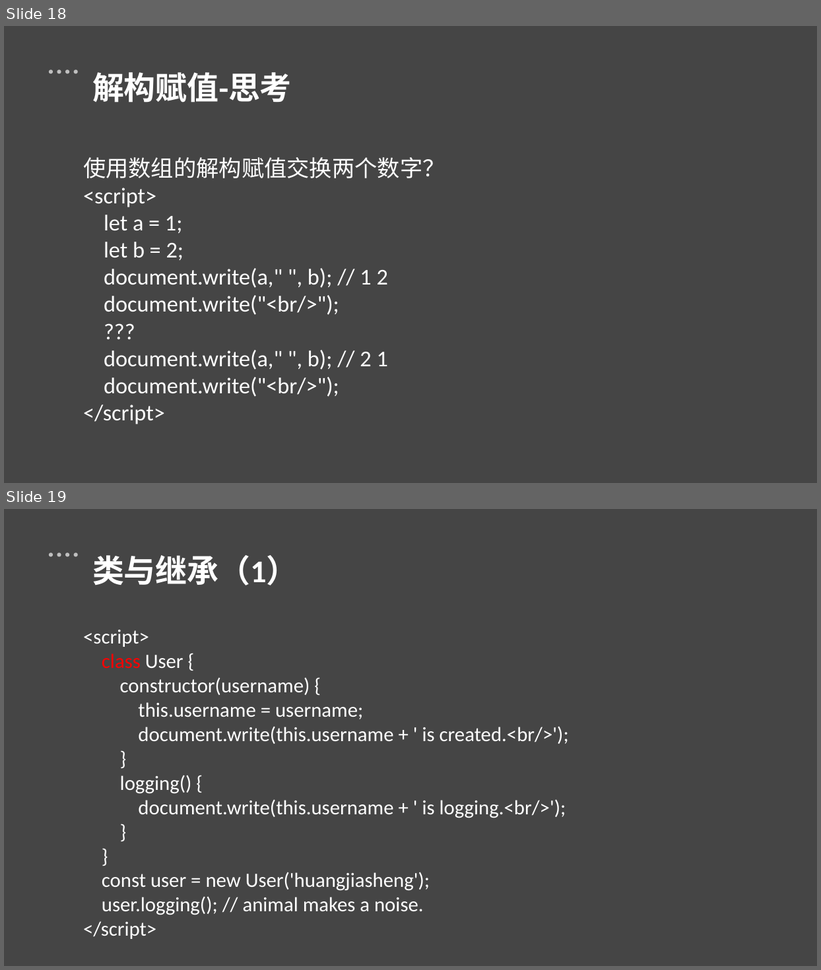
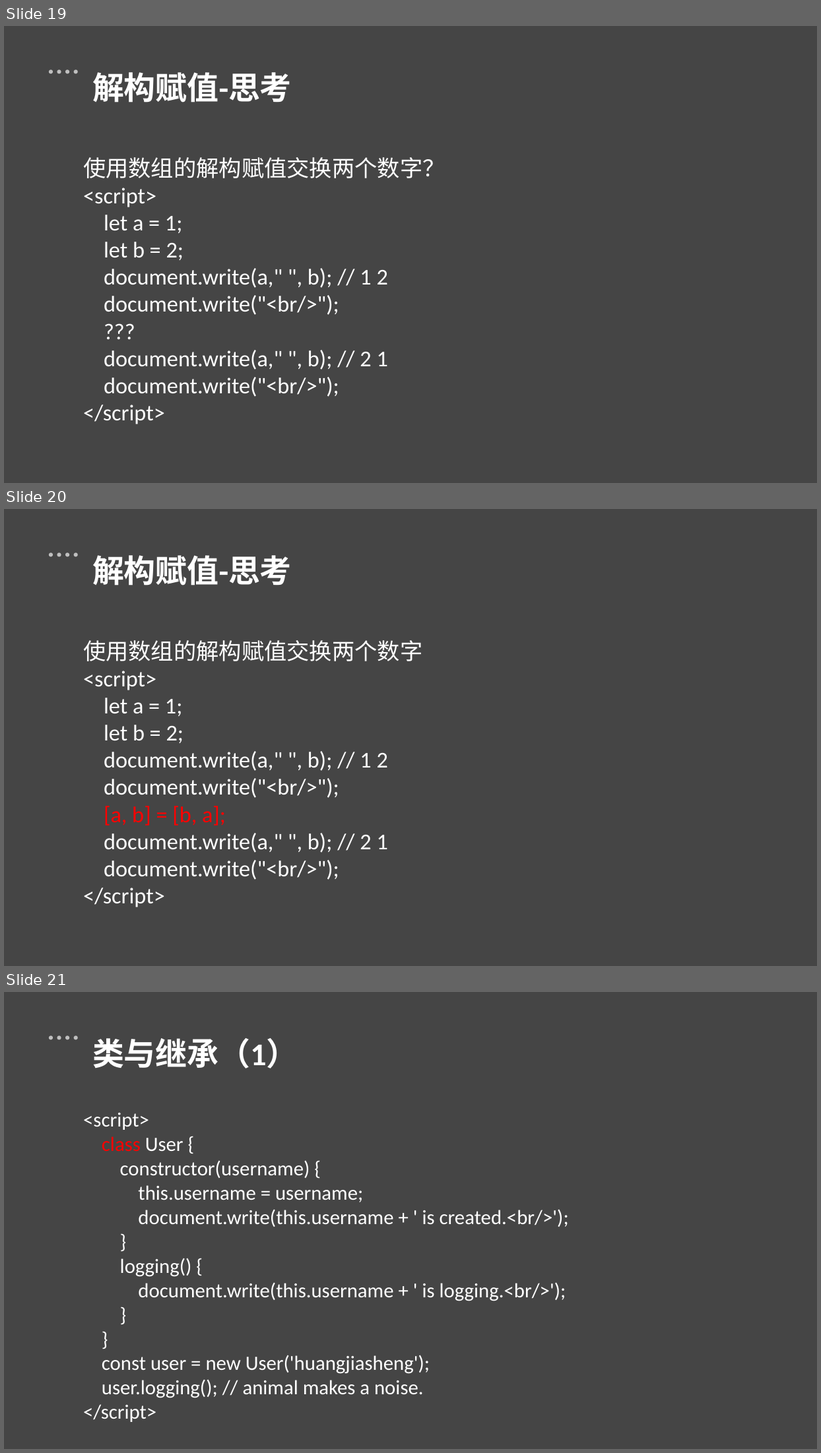
Before and after one commit to gerryhjs/htmljs, a slide deck: html&js课件/html&js.pptx. Shown one above the other, each under a label of ours: slides 18 and 19 before the commit, slides 19, 20 and 21 after it. The pictures are 821x970 and 821x1453 pixels, drawn with LibreOffice and Linux fonts; fonts in the diff are those of the drawing. Boxes give left, top, right and bottom in pixels: in the first picture for what was removed or moved away, otherwise in the second. Text is boxed around its words. In the diff, an @@ line names an element or a change of style, - is before the commit and + after.

```diff
--- a/html&js课件/html&js.pptx
+++ b/html&js课件/html&js.pptx
@@ slide 20 added at bbox=[4, 509, 817, 966], background #D9D9D9 at 56% opacity; not listed: 5 template elements that a slide beside it also shows @@
@@ text added at bbox=[92, 555, 292, 586], 28 pt, text #FFFFFF, bold @@
+解构赋值-思考
@@ text added at bbox=[83, 640, 422, 908], 20 pt, text #FFFFFF @@
+使用数组的解构赋值交换两个数字
+<script>
+let a = 1;
+let b = 2;
+document.write(a," ", b); // 1 2
+document.write("<br/>");
+[a, b] = [b, a];
+document.write(a," ", b); // 2 1
+document.write("<br/>");
+</script>
@@ what was slide 18 is now slide 19 @@
@@ what was slide 19 is now slide 21 @@
```
Also in this commit, not shown: 2 slides changed, 5 other slides added.
